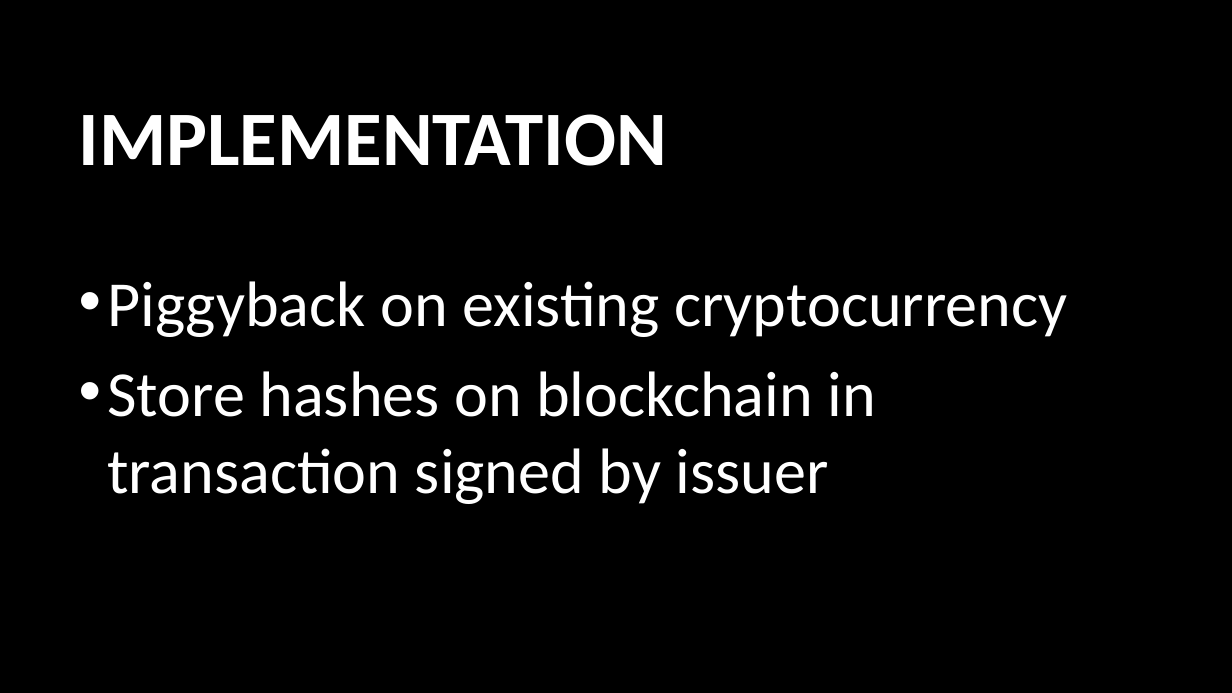
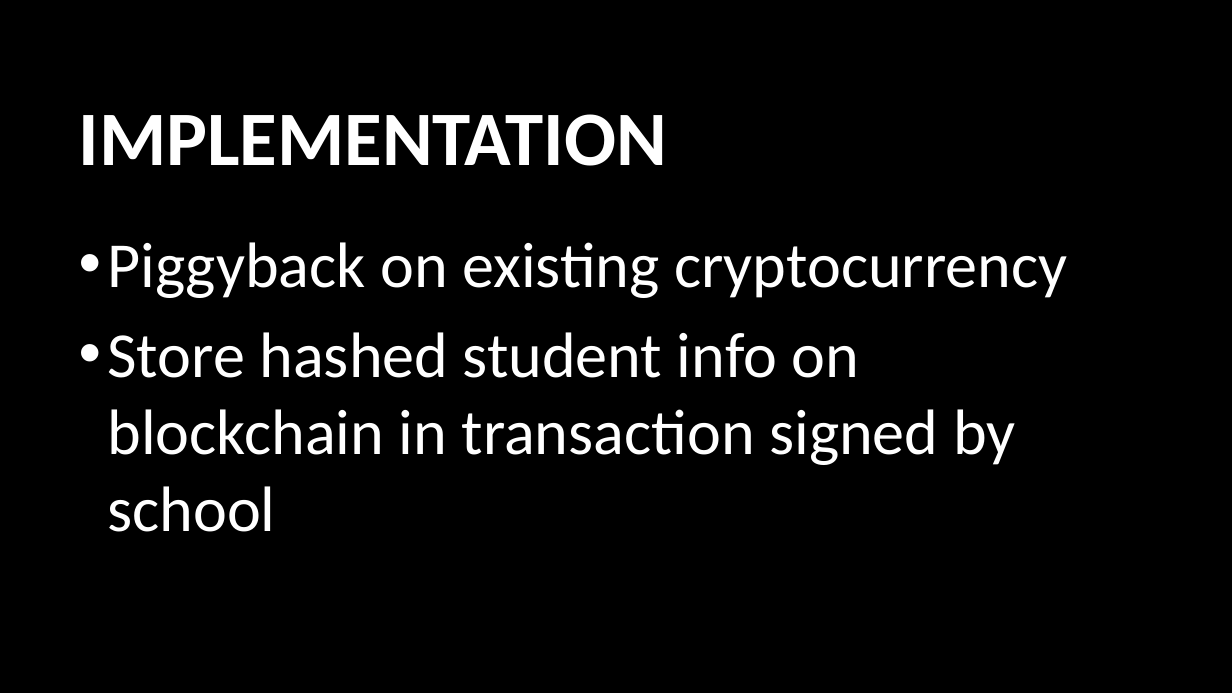
Before and after one commit to usop7/MachoHacks2018, a slide deck: slide 4 of MachoHacks2018.pptx. Drawn at 1232x693 pixels with LibreOffice and Linux fonts; fonts in the diff are those of the drawing; background and template pictures are left out. Boxes give left, top, right and bottom in pixels: in the first picture for what was removed or moved away, otherwise in the second. Text is boxed around its words. In the diff, an @@ line names an element or a change of style, - is before the commit and + after.

```diff
--- a/MachoHacks2018.pptx
+++ b/MachoHacks2018.pptx
@@ text at (107, 332, 1015, 532): text changed @@
-• Store hashes on blockchain in transaction signed by issuer
+• Store hashed student info on blockchain in transaction signed by school
```
Also in this commit, not shown: 6 other slides changed, 1 slide added, 2 slides removed.
